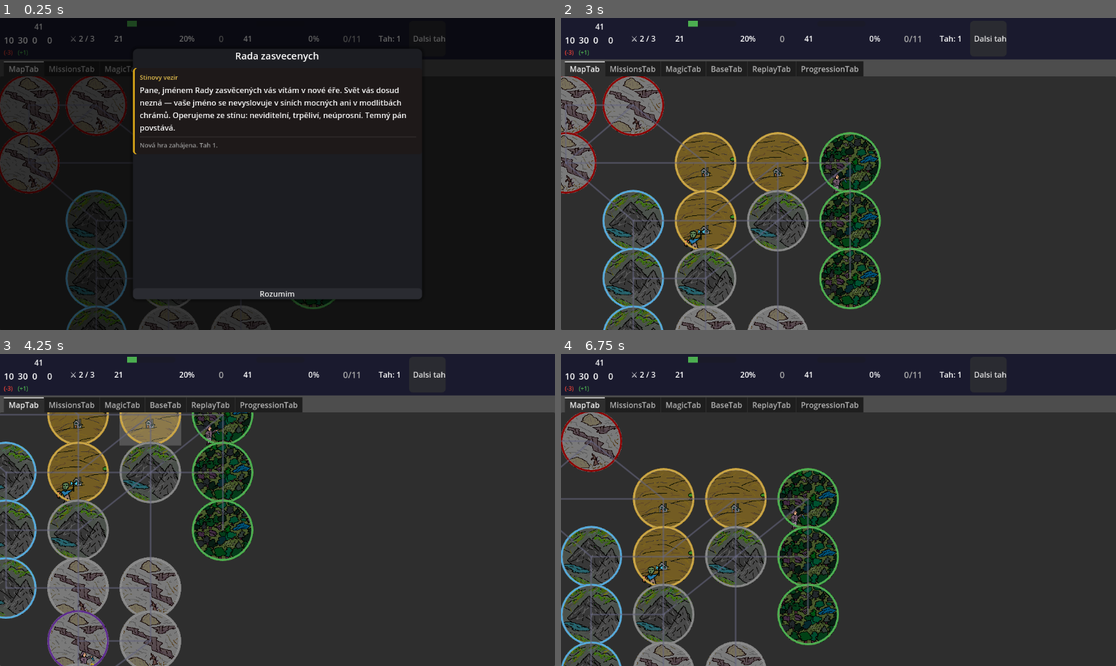
Above: before the commit, frames 1-4 (two rows, left to right).
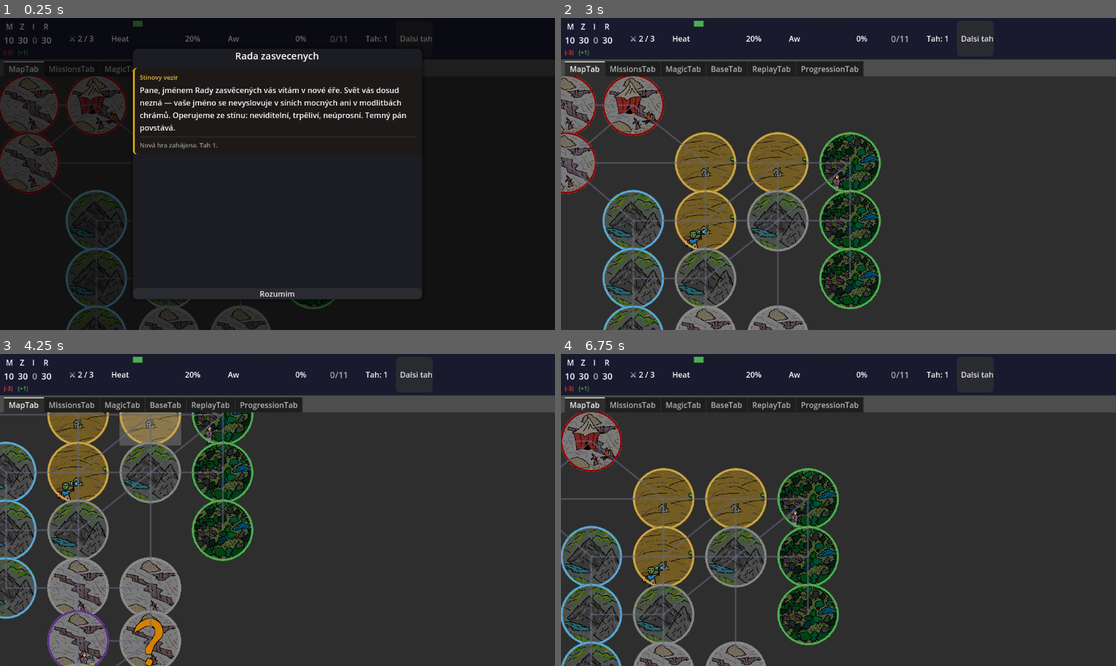
Above: after the commit, the same moments.

Repository: HannibalCZ/dark-lord
Game: Godot game, scene res://scenes/Main.tscn
Two runs of this game, one before a commit and one after it. Both use one fixed random seed, a clock stepped at 60 frames per second and the inputs below.
Inputs (mouse positions are in pixels of both pictures, inside the frame that each line leads up to):
- Up to frame 1 (0.25 s): no input
- Up to frame 2 (3 s): click "Dalsi tah" at 0.5 s; click (588, 105) at 1.27 s; click "Rozumim" at 2 s; tap Enter at 2.75 s; move the mouse to (960, 158) at 2.77 s; hold D from 2.78 s (still down)
- Up to frame 3 (4.25 s): move the mouse to (166, 525) at 3.52 s; release D at 3.53 s; hold S from 3.53 s (still down)
- Up to frame 4 (6.75 s): move the mouse to (894, 441) at 4.27 s; release S at 4.28 s; hold D 4.28-5.03 s; move the mouse to (810, 572) at 5.02 s; hold W 5.03-5.78 s; move the mouse to (1005, 556) at 5.77 s; hold A from 5.78 s (still down); move the mouse to (672, 463) at 6.52 s

The runs differ from the first frame. In frame 1, 0.7% of the frame differs, in the area x 1-81%, y 0-35%; in frame 2, 0.9%; in frame 3, 0.9%; in frame 4, 0.9%.

Commit message:
fix: can_cast() nezamita akce s nulovou cenou pri negativnich zdrojich
Podmínky pro mana a gold nyní kontrolují zdroj pouze pokud cost > 0.
Dříve: -3 < 0 (mana_cost=0) → FALSE POSITIVE "Nedostatek many."

Co-Authored-By: Claude Sonnet 4.6 <noreply@anthropic.com>

Diff:
--- a/data/maps/mvp_map.json
+++ b/data/maps/mvp_map.json
@@ -7,7 +7,7 @@
   },
   "regions": [
 	{ "id": 0,  "name": "Severni divocina",     "owner_faction_id": "orc",      "region_type": "wasteland", "region_kind": "wildlands",      "position": {"x": 60,  "y": 60},  "neighbors": [1, 2] },
-	{ "id": 1,  "name": "Orci tabořiště",        "owner_faction_id": "orc",      "region_type": "wasteland", "region_kind": "wildlands",      "position": {"x": 200, "y": 60},  "neighbors": [0, 2, 3] },
+	{ "id": 1,  "name": "Orci tabořiště",        "owner_faction_id": "orc",      "region_type": "wasteland", "region_kind": "wildlands",      "position": {"x": 200, "y": 60},  "neighbors": [0, 2, 3], "lair": { "id": "orc_camp", "control": "orc", "influence": 0 } },
 	{ "id": 2,  "name": "Orci pevnost",          "owner_faction_id": "orc",      "region_type": "wasteland", "region_kind": "wildlands",      "position": {"x": 60,  "y": 180}, "neighbors": [0, 1, 3, 6] },
 	{ "id": 3,  "name": "Zlata plan",            "owner_faction_id": "paladin",  "region_type": "plains",     "region_kind": "civilized", "position": {"x": 350, "y": 180}, "neighbors": [1, 2, 4, 7] },
 	{ "id": 4,  "name": "Stražna věž",           "owner_faction_id": "paladin",  "region_type": "plains",     "region_kind": "civilized", "position": {"x": 500, "y": 180}, "neighbors": [3, 5, 7, 8] },
--- a/data/scenarios/mvp_scenario.json
+++ b/data/scenarios/mvp_scenario.json
@@ -19,7 +19,7 @@
 	  "unit_limit": 3,
 	  "dark_actions_max": 1,
 	  "dark_actions_left": 1,
-	  "resources": { "gold": 30, "mana": 10 }
+	  "resources": { "gold": 30, "mana": 10, "research":30 }
 	},
 	{ "id": "paladin", "name": "Cech Paladinů", "ai_spawn_unit": "paladin_army", "resources": {} },
 	{ "id": "elf", "name": "Říše elfů", "ai_spawn_unit": "inquisitor", "resources": {} },
--- a/managers/DarkActionsManager.gd
+++ b/managers/DarkActionsManager.gd
@@ -43,11 +43,11 @@
 		return {"ok": false, "reason": "Nedostatek dark action bodů."}
 
 	var mana_cost:int = int(action_def.get("mana_cost", 0))
-	if fac.get_resource("mana") < mana_cost:
+	if mana_cost > 0 and fac.get_resource("mana") < mana_cost:
 		return {"ok": false, "reason": "Nedostatek many."}
 
 	var gold_cost:int = int(action_def.get("gold_cost", 0))
-	if fac.get_resource("gold") < gold_cost:
+	if gold_cost > 0 and fac.get_resource("gold") < gold_cost:
 		return {"ok": false, "reason": "Nedostatek zlata."}
 
 	var atype:String = String(action_def.get("type", "global"))
--- a/scenes/Main.tscn
+++ b/scenes/Main.tscn
@@ -33,7 +33,6 @@
 layout_mode = 2
 size_flags_vertical = 3
 current_tab = 0
-tab_disabled/2 = true
 
 [node name="MapTab" parent="VBoxContainer/TabContainer" instance=ExtResource("2_vcsgt")]
 layout_mode = 2
@@ -46,6 +45,7 @@
 
 [node name="MagicTab" parent="VBoxContainer/TabContainer" instance=ExtResource("4_vcsgt")]
 visible = false
+modulate = Color(0.223103, 0.223103, 0.223103, 1)
 layout_mode = 2
 metadata/_tab_index = 2
 
--- a/scenes/ui/MapTab.tscn
+++ b/scenes/ui/MapTab.tscn
@@ -134,8 +134,8 @@
 theme_override_constants/separation = 0
 
 [node name="UnitsSection" type="PanelContainer" parent="HBoxContainer/RightPanel/ScrollContainer/ScrollContent"]
-layout_mode = 2
-visible = false
+visible = false
+layout_mode = 2
 
 [node name="VBoxContainer" type="VBoxContainer" parent="HBoxContainer/RightPanel/ScrollContainer/ScrollContent/UnitsSection"]
 layout_mode = 2
@@ -144,18 +144,18 @@
 [node name="UnitsHeader" type="Button" parent="HBoxContainer/RightPanel/ScrollContainer/ScrollContent/UnitsSection/VBoxContainer"]
 layout_mode = 2
 size_flags_horizontal = 3
+text = "▶ JEDNOTKY"
 flat = true
 alignment = 0
-text = "▶ JEDNOTKY"
 
 [node name="UnitsContent" type="VBoxContainer" parent="HBoxContainer/RightPanel/ScrollContainer/ScrollContent/UnitsSection/VBoxContainer"]
+visible = false
 layout_mode = 2
 theme_override_constants/separation = 4
-visible = false
 
 [node name="TagsSection" type="PanelContainer" parent="HBoxContainer/RightPanel/ScrollContainer/ScrollContent"]
-layout_mode = 2
-visible = false
+visible = false
+layout_mode = 2
 
 [node name="VBoxContainer" type="VBoxContainer" parent="HBoxContainer/RightPanel/ScrollContainer/ScrollContent/TagsSection"]
 layout_mode = 2
@@ -164,18 +164,18 @@
 [node name="TagsHeader" type="Button" parent="HBoxContainer/RightPanel/ScrollContainer/ScrollContent/TagsSection/VBoxContainer"]
 layout_mode = 2
 size_flags_horizontal = 3
+text = "▶ EFEKTY"
 flat = true
 alignment = 0
-text = "▶ EFEKTY"
 
 [node name="TagsContent" type="VBoxContainer" parent="HBoxContainer/RightPanel/ScrollContainer/ScrollContent/TagsSection/VBoxContainer"]
+visible = false
 layout_mode = 2
 theme_override_constants/separation = 4
-visible = false
 
 [node name="SecretsSection" type="PanelContainer" parent="HBoxContainer/RightPanel/ScrollContainer/ScrollContent"]
-layout_mode = 2
-visible = false
+visible = false
+layout_mode = 2
 
 [node name="VBoxContainer" type="VBoxContainer" parent="HBoxContainer/RightPanel/ScrollContainer/ScrollContent/SecretsSection"]
 layout_mode = 2
--- a/scenes/ui/TopBar.tscn
+++ b/scenes/ui/TopBar.tscn
@@ -19,7 +19,7 @@
 [node name="Icon" type="Label" parent="HBoxContainer/Resources/ManaBlock"]
 layout_mode = 2
 theme_override_font_sizes/font_size = 16
-text = " "
+text = " M"
 
 [node name="Value" type="Label" parent="HBoxContainer/Resources/ManaBlock"]
 layout_mode = 2
@@ -37,7 +37,7 @@
 [node name="Icon" type="Label" parent="HBoxContainer/Resources/ZlatoBlock"]
 layout_mode = 2
 theme_override_font_sizes/font_size = 16
-text = " "
+text = " Z"
 
 [node name="Value" type="Label" parent="HBoxContainer/Resources/ZlatoBlock"]
 layout_mode = 2
@@ -55,7 +55,7 @@
 [node name="Icon" type="Label" parent="HBoxContainer/Resources/HanebnostBlock"]
 layout_mode = 2
 theme_override_font_sizes/font_size = 16
-text = " 41"
+text = "I"
 
 [node name="Value" type="Label" parent="HBoxContainer/Resources/HanebnostBlock"]
 layout_mode = 2
@@ -73,7 +73,7 @@
 [node name="Icon" type="Label" parent="HBoxContainer/Resources/VyzkumBlock"]
 layout_mode = 2
 theme_override_font_sizes/font_size = 16
-text = " "
+text = " R"
 
 [node name="Value" type="Label" parent="HBoxContainer/Resources/VyzkumBlock"]
 layout_mode = 2
@@ -105,7 +105,7 @@
 
 [node name="HeatIcon" type="Label" parent="HBoxContainer/HeatSection"]
 layout_mode = 2
-text = " 21"
+text = "Heat"
 
 [node name="HeatBar" type="ProgressBar" parent="HBoxContainer/HeatSection"]
 custom_minimum_size = Vector2(100, 12)
@@ -120,20 +120,6 @@
 [node name="VSeparator3" type="VSeparator" parent="HBoxContainer"]
 layout_mode = 2
 
-[node name="InfamySection" type="HBoxContainer" parent="HBoxContainer"]
-layout_mode = 2
-theme_override_constants/separation = 8
-
-[node name="InfamyIcon" type="Label" parent="HBoxContainer/InfamySection"]
-layout_mode = 2
-theme_override_font_sizes/font_size = 16
-text = " "
-
-[node name="InfamyValue" type="Label" parent="HBoxContainer/InfamySection"]
-layout_mode = 2
-theme_override_font_sizes/font_size = 18
-text = "0"
-
 [node name="VSeparator6" type="VSeparator" parent="HBoxContainer"]
 layout_mode = 2
 
@@ -143,7 +129,7 @@
 
 [node name="AwarenessIcon" type="Label" parent="HBoxContainer/AwarenessSection"]
 layout_mode = 2
-text = " 41"
+text = "Aw"
 
 [node name="AwarenessBar" type="ProgressBar" parent="HBoxContainer/AwarenessSection"]
 custom_minimum_size = Vector2(100, 12)
--- a/scripts/Faction.gd
+++ b/scripts/Faction.gd
@@ -28,16 +28,16 @@
 # EffectsSystem každý tah.
 var modifiers: Dictionary = {
 	"mission_success":     0.0,  # float, přičte se
-	                              # k base_chance v MissionManager
+								  # k base_chance v MissionManager
 	"army_power":          0,    # int, přičte se k total power
-	                              # v CombatManager
+								  # v CombatManager
 	"gold_per_region":     0.0,  # float, přičte se za každý
-	                              # vlastněný region v EconomicManager
+								  # vlastněný region v EconomicManager
 	"mana_income":         0.0,  # float, přičte se k mana příjmu
-	                              # v EconomicManager
+								  # v EconomicManager
 	"ap_max_modifier":     0,    # int, přičte se k dark_actions_max
 	"unit_limit_modifier": 0,    # int, přičte se k UnitManager.unit_limit
-	                              # (limit se čte z UnitManager, ne Faction)
+								  # (limit se čte z UnitManager, ne Faction)
 }
 
 var dark_actions_max: int = 0
--- a/scripts/GameState.gd
+++ b/scripts/GameState.gd
@@ -691,7 +691,7 @@
 		var secret_key: String = secret_keys[
 			proc_rng.randi_range(0, secret_keys.size() - 1)]
 		region.secret_id       = secret_key
-		region.secret_known    = false
+		region.secret_known    = true
 		region.secret_state    = "none"
 		region.secret_progress = 0
 
--- a/scripts/ui/TopBar.gd
+++ b/scripts/ui/TopBar.gd
@@ -10,7 +10,7 @@
 @onready var heat_value      : Label         = $HBoxContainer/HeatSection/HeatValue
 @onready var awareness_bar   : ProgressBar   = $HBoxContainer/AwarenessSection/AwarenessBar
 @onready var awareness_value : Label         = $HBoxContainer/AwarenessSection/AwarenessValue
-@onready var infamy_value    : Label         = $HBoxContainer/InfamySection/InfamyValue
+@onready var infamy_value    : Label         = $HBoxContainer/Resources/HanebnostBlock/Value
 @onready var control_value   : Label         = $HBoxContainer/ControlSection/ControlValue
 @onready var turn_label      : Label         = $HBoxContainer/TurnLabel
 @onready var next_turn_btn   : Button        = $HBoxContainer/NextTurnButton
Not shown, added: managers/OrgManager.gd.uid
Not shown, added: managers/ProgressionManager.gd.uid
Not shown: 2 places in scenes/ui/MapTab.tscn that only renumber resources
Not shown, added: scripts/ui/ProgressionTab.gd.uid
Not shown, changed: CLAUDE.md
